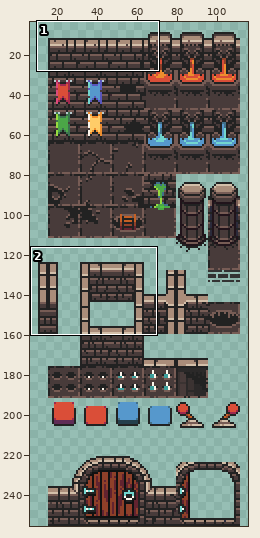
Sprite sheet: sprites/sTile/layers/5b711f47-109f-4ac6-8d29-91fe068f46bb/826fd451-abc9-4dda-89f3-c2a5005b6dee.png. The first picture is a wide view before the edit; the outline marks the close-up.
Close-up. First the earlier version:
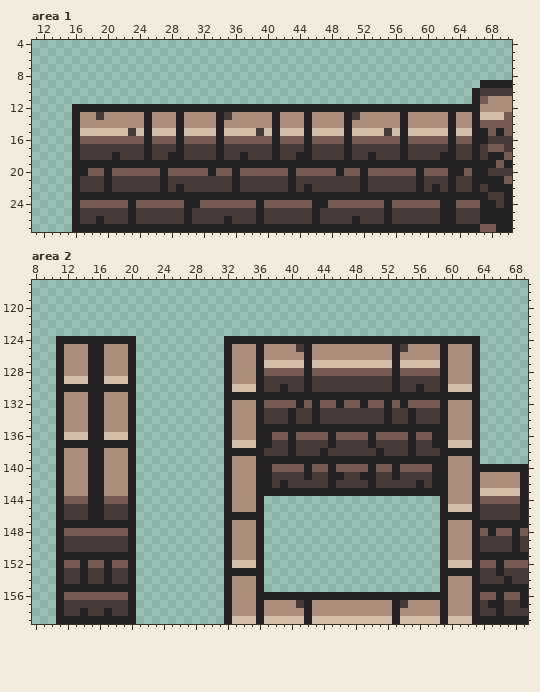
The file is 128x256 pixels. Colours within 5 levels of each other are drawn and written as one. Shown: area 1: x 11..70, y 4..27; area 2: x 8..69, y 117..159. The wide view leaves out empty margins.
The result:
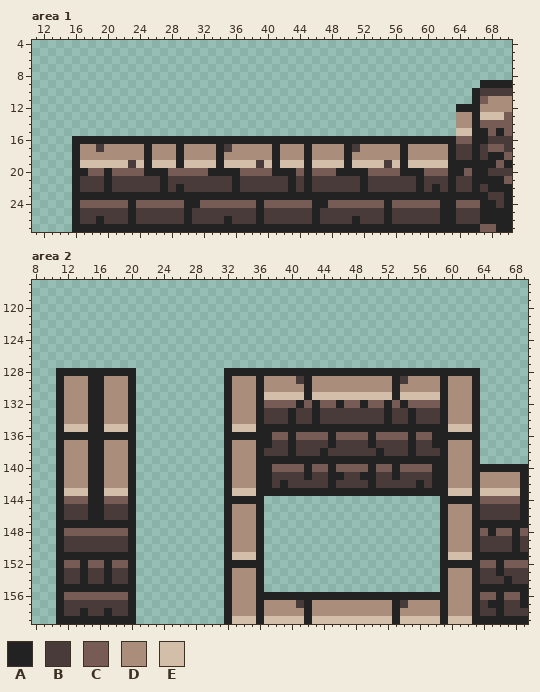
Palette (. is transparent): A #222222  B #483b3a  C #775c55  D #aa8d7a  E #d3bfa9
Difference:
Area 1:
y 12: x 16..63 AAAAAAAAAAAAAAAAAAAAAAAAAAAAAAAAAAAAAAAAAAAAAAAA -> ................................................
y 13: x 16..63 ADDBDDDDDADDDADDDDABDDDDDADDDADDDDABDDDDDADDDDDA -> ................................................
y 14: x 16..63 ADDDDDDDDADDDADDDDADDDDDDADDDADDDDADDDDDDADDDDDA -> ................................................
y 15: x 16..63 AEEEEEEBEAEEEAEEEEAEEEEBEAEEEAEEEEAEEEEBEAEEEEEA -> ................................................
y 16: x 17..24 CCCCCCCC -> AAAAAAAA; x 26..28 CCC -> AAA; x 30..33 CCCC -> AAAA; x 35..40 CCCCCC -> AAAAAA; x 42..44 CCC -> AAA; x 46..49 CCCC -> AAAA; x 51..56 CCCCCC -> AAAAAA; x 58..62 CCCCC -> AAAAA
y 17: x 17..18 BB -> DD; x 20..24 BBBBB -> DDDDD; x 26..28 BBB -> DDD; x 30..33 BBBB -> DDDD; x 36..40 BBBBB -> DDDDD; x 42..44 BBB -> DDD; x 46..49 BBBB -> DDDD; x 52..56 BBBBB -> DDDDD; x 58..62 BBBBB -> DDDDD
y 18: x 17..24 BBBBABBB -> DDDDDDDD; x 26..28 BBA -> DDD; x 30..33 BBBB -> DDDD; x 35..40 BBABBB -> DDDDDD; x 42..44 BBA -> DDD; x 46..49 BBBB -> DDDD; x 51..56 BBABBB -> DDDDDD; x 58..62 BBBBA -> DDDDD
y 19: x 17..24 AAAAAAAA -> EEEEEEBE; x 26..28 AAA -> EEE; x 30..33 AAAA -> EEEE; x 35..40 AAAAAA -> EEEEBE; x 42..44 AAA -> EEE; x 46..49 AAAA -> EEEE; x 51..56 AAAAAA -> EEEEBE; x 58..62 AAAAA -> EEEEE
y 20: x 25..26 CC -> AA; x 34..35 CC -> AA; x 41..42 CC -> AA; x 45 C -> A; x 50..51 CC -> AA; x 57..58 CC -> AA
y 21: x 45 B -> A
Area 2:
y 124: x 11..20 AAAAAAAAAA -> ..........; x 32..63 AAAAAAAAAAAAAAAAAAAAAAAAAAAAAAAA -> ................................
y 125: x 11..20 ADDDAADDDA -> ..........; x 32..63 ADDDADDDDBADDDDDDDDDDABDDDDADDDA -> ................................
y 126: x 11..20 ADDDAADDDA -> ..........; x 32..63 ADDDADDDDDADDDDDDDDDDADDDDDADDDA -> ................................
y 127: x 11..20 ADDDAADDDA -> ..........; x 32..63 ADDDAEEEEEAEEEEEEEEEEAEEEEEADDDA -> ................................
y 128: x 12..14 DDD -> AAA; x 17..19 DDD -> AAA; x 33..35 DDD -> AAA; x 37..41 CCCCC -> AAAAA; x 43..52 CCCCCCCCCC -> AAAAAAAAAA; x 54..58 CCCCC -> AAAAA; x 60..62 DDD -> AAA
y 129: x 12..14 EEE -> DDD; x 17..19 EEE -> DDD; x 37..40 BBBB -> DDDD; x 43..52 BBBBBBBBBB -> DDDDDDDDDD; x 55..58 BBBB -> DDDD
y 130: x 12..14 AAA -> DDD; x 17..19 AAA -> DDD; x 33..35 EEE -> DDD; x 37..41 BBABB -> DDDDD; x 43..52 BBBBBBBBBB -> DDDDDDDDDD; x 54..58 BBABB -> DDDDD; x 60..62 EEE -> DDD
y 131: x 33..35 AAA -> DDD; x 37..41 AAAAA -> EEEEE; x 43..52 AAAAAAAAAA -> EEEEEEEEEE; x 54..58 AAAAA -> EEEEE; x 60..62 AAA -> DDD
y 135: x 12..14 DDD -> EEE; x 17..19 DDD -> EEE; x 33..35 DDD -> EEE; x 60..62 DDD -> EEE
y 136: x 12..14 EEE -> AAA; x 17..19 EEE -> AAA; x 33..35 DDD -> AAA; x 60..62 DDD -> AAA
y 137: x 12..14 AAA -> DDD; x 17..19 AAA -> DDD; x 33..35 EEE -> DDD; x 60..62 EEE -> DDD
y 138: x 33..35 AAA -> DDD; x 60..62 AAA -> DDD
y 143: x 12..14 DDD -> EEE; x 17..19 DDD -> EEE; x 33..35 DDD -> EEE; x 60..62 DDD -> EEE
y 144: x 33..35 DDD -> AAA; x 60..62 DDD -> AAA
y 145: x 60..62 EEE -> DDD
y 146: x 33..35 AAA -> DDD; x 60..62 AAA -> DDD
y 151: x 33..35 DDD -> EEE; x 60..62 DDD -> EEE
y 152: x 33..35 EEE -> AAA; x 60..62 EEE -> AAA
y 153: x 33..35 AAA -> DDD; x 60..62 AAA -> DDD
